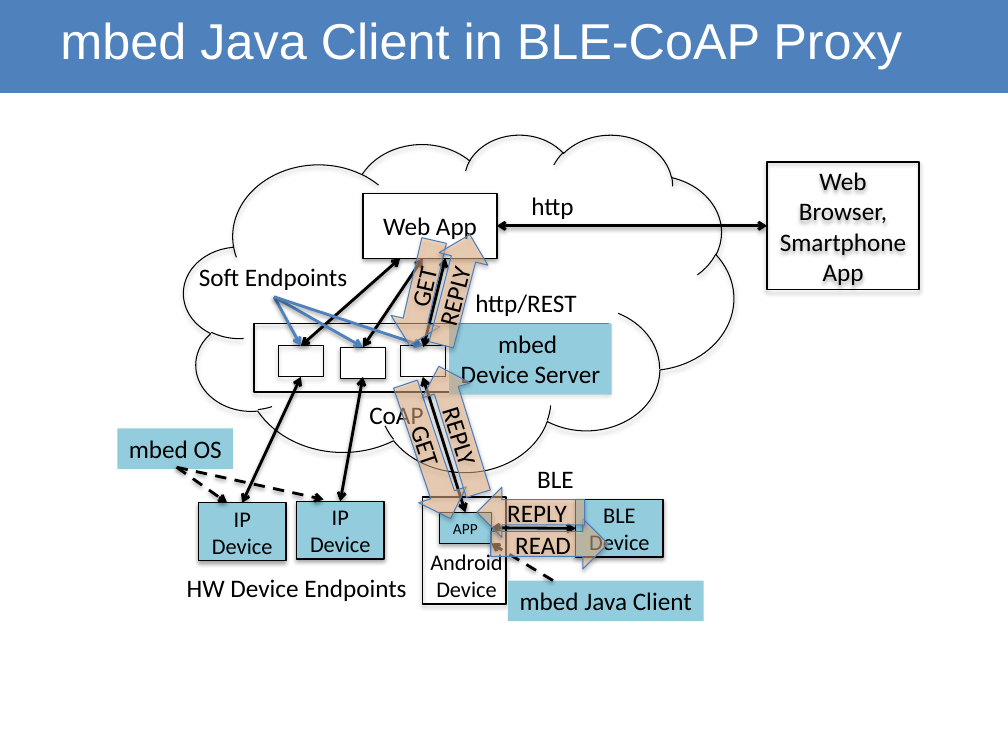
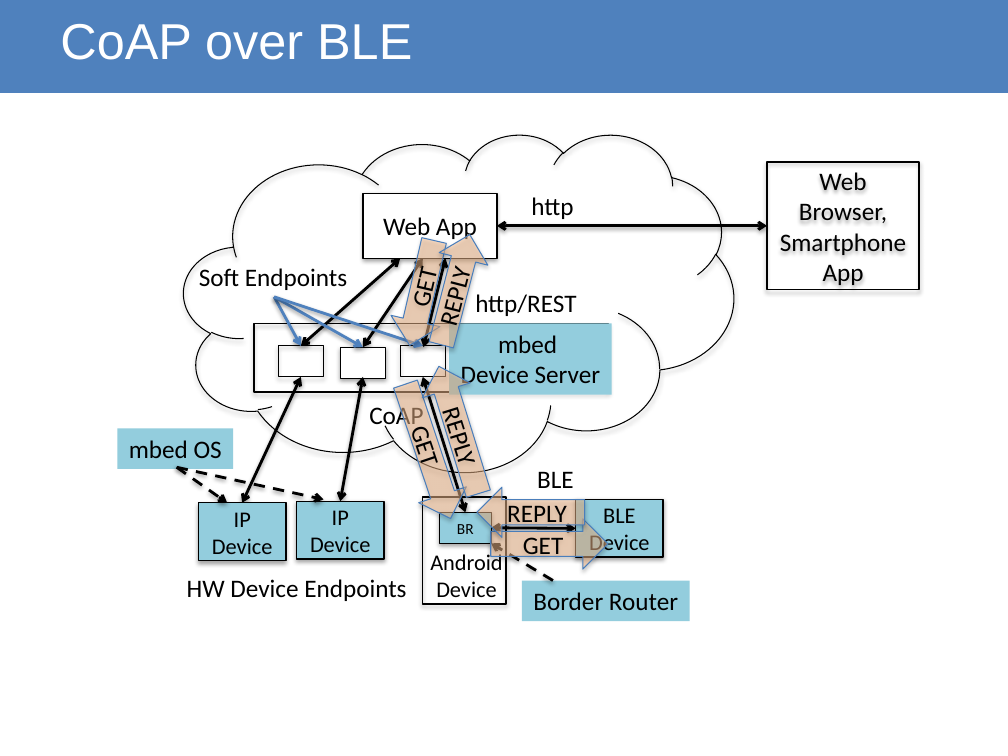
Before and after one commit to connectIOT/SpringIotCourse, a slide deck: slide 42 of Documents/mbed_iot_tutorial.pptx. Drawn at 1008x756 pixels with LibreOffice and Linux fonts; fonts in the diff are those of the drawing. Boxes give left, top, right and bottom in pixels: in the first picture for what was removed or moved away, otherwise in the second. Text is boxed around its words. In the diff, an @@ line names an element or a change of style, - is before the commit and + after.

```diff
--- a/Documents/mbed_iot_tutorial.pptx
+++ b/Documents/mbed_iot_tutorial.pptx
@@ title at bbox=[60, 24, 412, 60]: text changed @@
-mbed Java Client in BLE-CoAP Proxy
+CoAP over BLE
@@ text in rectangle at bbox=[457, 524, 474, 534]: text changed @@
-APP
+BR
@@ text in right arrow at bbox=[523, 537, 563, 560]: text changed @@
-READ
+GET
@@ rectangle "Border Router": place and size @@
-rectangle "Border Router" at bbox=[508, 581, 704, 621]
+rectangle "Border Router" at bbox=[522, 581, 689, 621]
@@ text in rectangle at bbox=[533, 592, 678, 610]: text changed @@
-mbed Java Client
+Border Router
```
Also in this commit, not shown: 3 other files.
